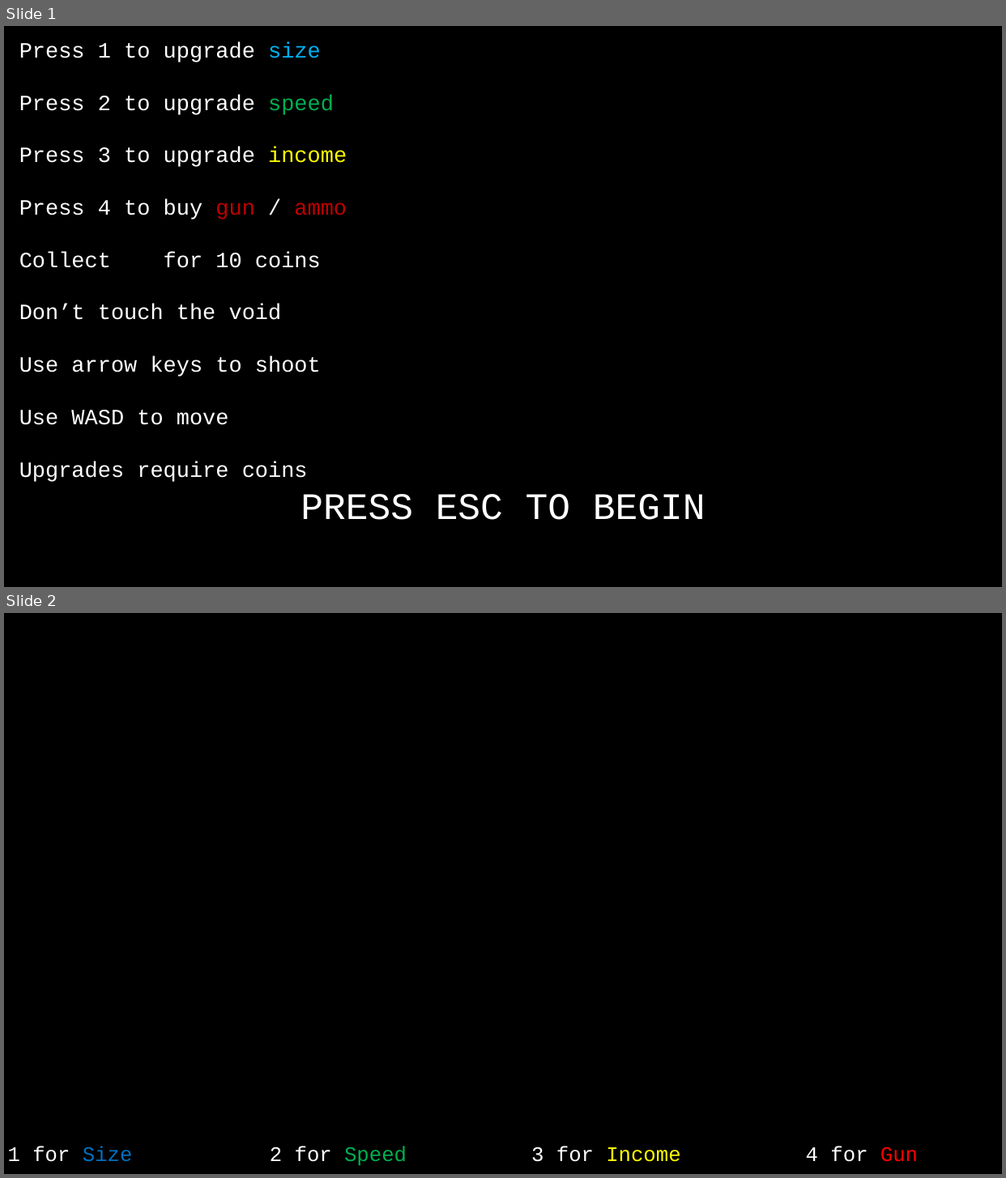
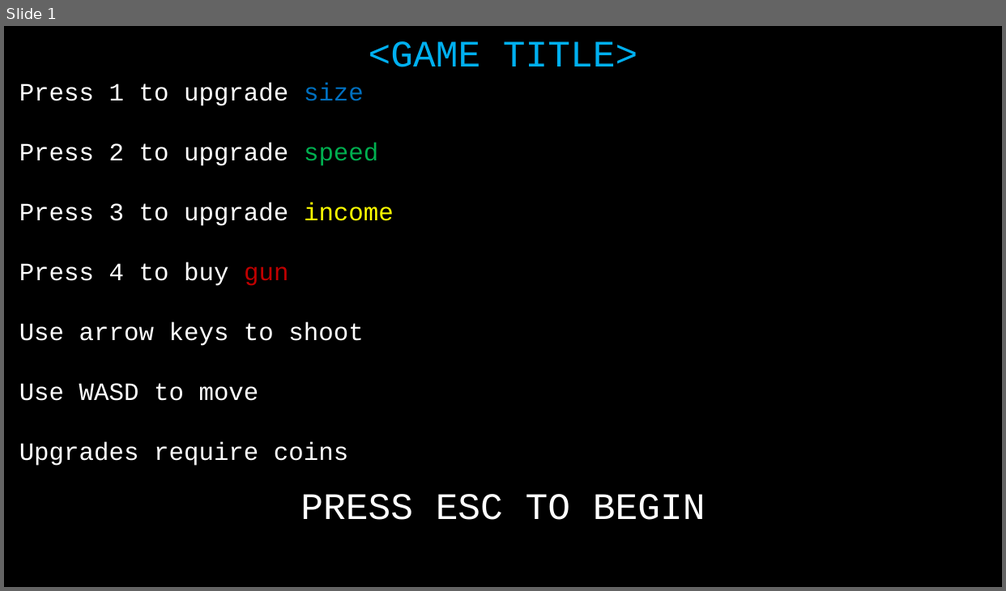
Before and after one commit to JackGriebel/JacksGame, a slide deck: Presentation1.pptx. Shown one above the other, each under a label of ours: slides 1 and 2 before the commit, slide 1 after it. The pictures are 1006x1178 and 1006x591 pixels, drawn with LibreOffice and Linux fonts; fonts in the diff are those of the drawing. Boxes give left, top, right and bottom in pixels: in the first picture for what was removed or moved away, otherwise in the second. Text is boxed around its words. In the diff, an @@ line names an element or a change of style, - is before the commit and + after.

```diff
--- a/Presentation1.pptx
+++ b/Presentation1.pptx
@@ slide 2 removed at [4,613,1002,1174], background #000000 @@
@@ text removed at [8,1146,918,1166] @@
-1 for Size 2 for Speed 3 for Income 4 for Gun
@@ slide 1 changed as well @@
@@ text added at [368,41,637,67], 72 pt, text #00B0F0 @@
+<GAME TITLE>
@@ text "Press 1 to upgrade size": place and size @@
-text "Press 1 to upgrade size" at [19,42,347,482]
+text "Press 1 to upgrade size" at [19,83,394,466]
@@ text at [19,83,394,466]: size 42 to 48 pt in "Press 1 to upgrade size", "Press 2 to upgrade speed", "Press 3 to upgrade income", "Use arrow keys to shoot" and 2 more places; text colour #00B0F0 to #0070C0 in "size" @@
@@ text at [19,263,288,286]: text changed; size 42 to 48 pt @@
-Press 4 to buy gun / ammo
-Collect for 10 coins
-Don’t touch the void
+Press 4 to buy gun
```
Also in this commit, not shown: 6 other files.
